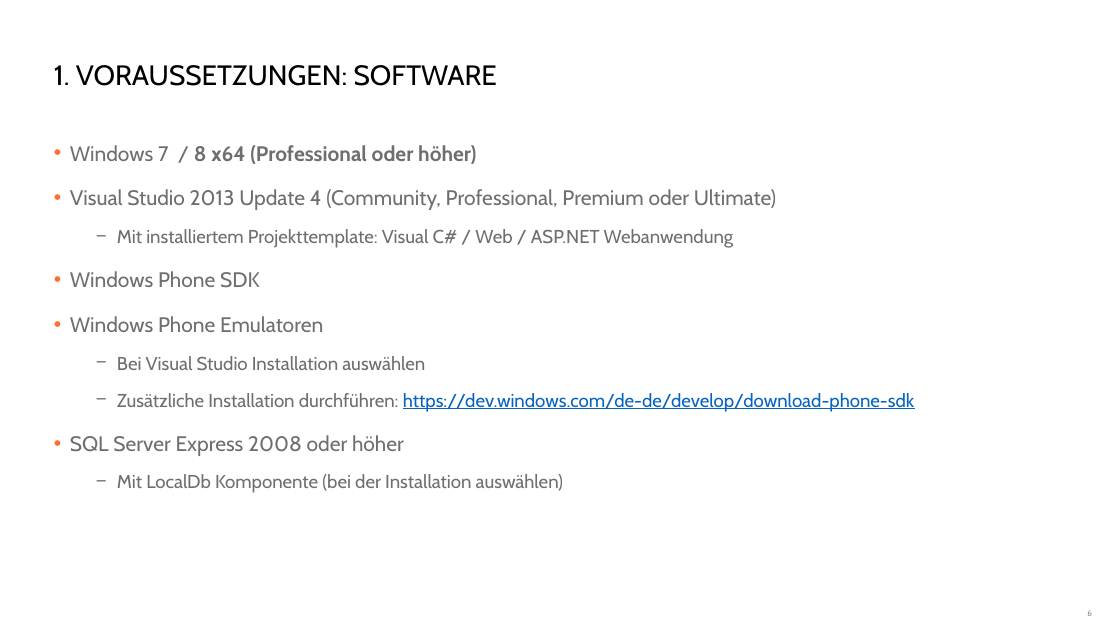
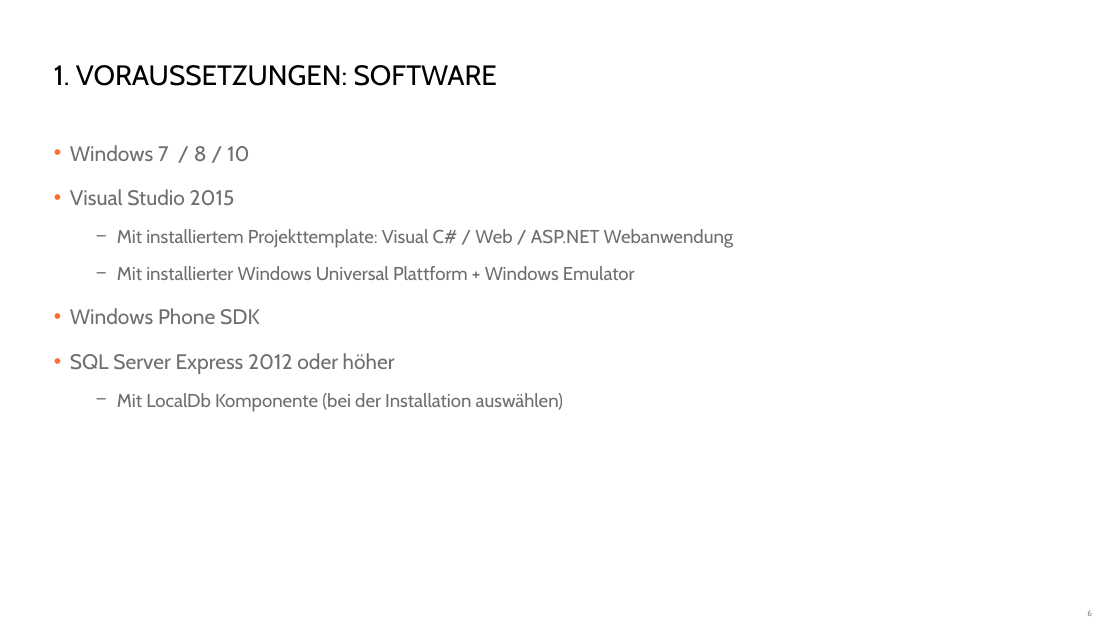
Before and after one commit to danielbeckmann/DotNETJumpStart, a slide deck: slide 6 of 02. Projektsetup/Vorbereitung und Projektsetup.pptx. Drawn at 1120x630 pixels with LibreOffice and Linux fonts; fonts in the diff are those of the drawing; background and template pictures are left out. Boxes give left, top, right and bottom in pixels: in the first picture for what was removed or moved away, otherwise in the second. Text is boxed around its words. In the diff, an @@ line names an element or a change of style, - is before the commit and + after.

Commit message:
Updated presentations

```diff
--- a/02. Projektsetup/Vorbereitung und Projektsetup.pptx
+++ b/02. Projektsetup/Vorbereitung und Projektsetup.pptx
@@ text at [70,145,249,205]: text changed @@
-• Windows 7 / 8 x64 (Professional oder höher)
-• Visual Studio 2013 Update 4 (Community, Professional, Premium oder Ultimate)
+• Windows 7 / 8 / 10
+• Visual Studio 2015
@@ text at [117,266,635,280]: paragraph added @@
+  − Mit installierter Windows Universal Plattform + Windows Emulator
@@ text at [70,353,395,374]: text changed; size 16 to 18 pt @@
-• Windows Phone Emulatoren
-  − Bei Visual Studio Installation auswählen
-  − Zusätzliche Installation durchführen: https://dev.windows.com/de-de/develop/download-phone-sdk
-• SQL Server Express 2008 oder höher
+• SQL Server Express 2012 oder höher
```
Also in this commit, not shown: 2 other slides changed, 1 slide removed, 5 other files.
